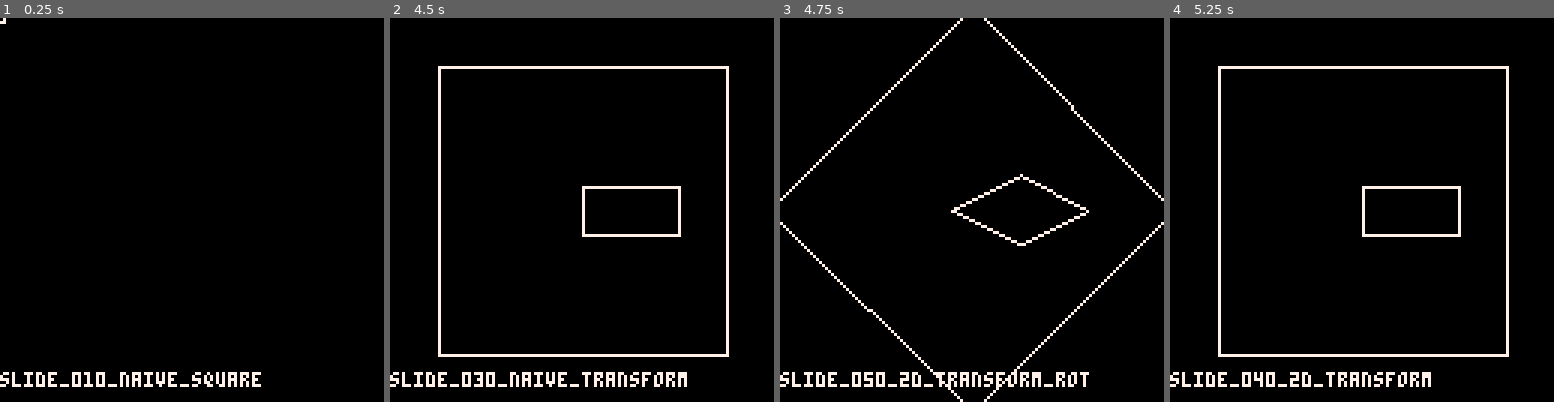
Above: before the commit, frames 1-4 (left to right).
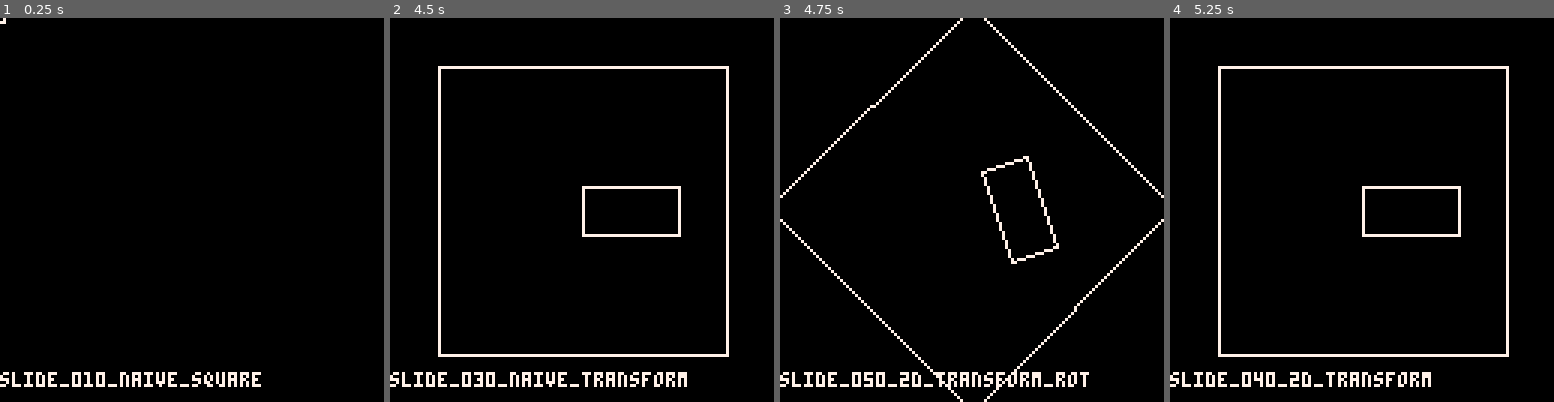
Above: after the commit, the same moments.

Repository: MiniMechMedia/pico8-games
Game: PICO-8 cartridge carts/graphics-with-pico8/game-template.p8
The game is run twice, just before and just after one commit, with the same random seed, the same clock (stepped at 60 frames per second) and the same inputs.
Inputs:
- Up to frame 1 (0.25 s): no input
- Up to frame 2 (4.5 s): hold Right 1.6-2.1 s; hold Right 2.47-3.03 s; hold Left 3.08-3.58 s; hold Right from 4.02 s (still down)
- Up to frame 3 (4.75 s): release Right at 4.68 s
- Up to frame 4 (5.25 s): hold Left from 5.08 s (still down)

Frames 1-2 are identical in both runs. In frame 3, 2.5% of the frame differs, in the area x 0-100%, y 22-77%; in frame 4, nothing differs.

Commit message:
temp vars

Diff:
--- a/carts/graphics-with-pico8/slide_050_2d_transform_rot.lua
+++ b/carts/graphics-with-pico8/slide_050_2d_transform_rot.lua
@@ -22,18 +22,21 @@
             {
                 scale={x=.5, y=.25},
                 pos={x=.5,y=0},
-                rot=0.125
+                rot=0.3
             }
         )
     }
 
     for obj in all(objects) do
         for vertex in all(obj.mesh) do
-            obj_x = vertex.x * cos(obj.rot) - vertex.y * sin(obj.rot)
-            obj_y = vertex.x * sin(obj.rot) + vertex.y * cos(obj.rot)
+            obj_x = vertex.x * obj.scale.x
+            obj_y = vertex.y * obj.scale.y
 
-            world_x = obj_x * obj.scale.x + obj.pos.x
-            world_y = obj_y * obj.scale.y + obj.pos.y
+            temp_x = obj_x * cos(obj.rot) - obj_y * sin(obj.rot)
+            temp_y = obj_x * sin(obj.rot) + obj_y * cos(obj.rot)
+
+            world_x = temp_x + obj.pos.x
+            world_y = temp_y + obj.pos.y
 
             screen_x = world_x * SCALE + OFFSET
             screen_y = world_y * SCALE + OFFSET
